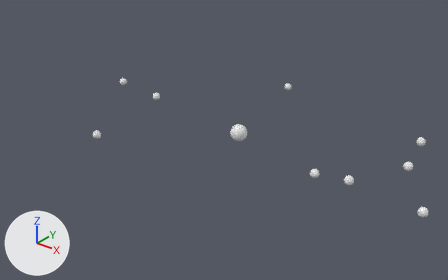
The Blender file blender/2ObjectMotion.blend: old version first, new version second.
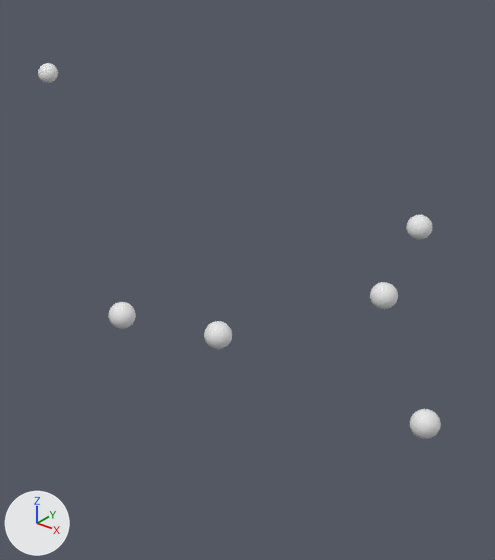
The first picture shows the older version from a camera (50 mm lens) standing at (15.97, -21.07, 12.42) and looking at (-0.68, -0.26, -0.49). The close-ups show the older and then the newer version on the part from 60% to 100% of the width and 22% to 93% of the height of that picture. Only the edits that show in the close-ups are written down. Every picture has the same lights, and +X, +Y and +Z are marked at lower left.

The scene before the commit, as lines of its bpy script (objects in view):
```python
me_sphere_011 = bpy.data.meshes.new('Sphere.011')
me_sphere_011.from_pydata(...)  # a UV sphere (32 segments, 16 rings, poles along z) spanning x -0.2..0.2, y -0.2..0.2, z -0.2..0.2
me_sphere_012 = bpy.data.meshes.new('Sphere.012')
me_sphere_012.from_pydata(...)  # a UV sphere (32 segments, 16 rings, poles along z) spanning x -0.2..0.2, y -0.2..0.2, z -0.2..0.2
me_sphere_013 = bpy.data.meshes.new('Sphere.013')
me_sphere_013.from_pydata(...)  # a UV sphere (32 segments, 16 rings, poles along z) spanning x -0.2..0.2, y -0.2..0.2, z -0.2..0.2
me_sphere_015 = bpy.data.meshes.new('Sphere.015')
me_sphere_015.from_pydata(...)  # a UV sphere (32 segments, 16 rings, poles along z) spanning x -0.2..0.2, y -0.2..0.2, z -0.2..0.2
me_sphere_016 = bpy.data.meshes.new('Sphere.016')
me_sphere_016.from_pydata(...)  # a UV sphere (32 segments, 16 rings, poles along z) spanning x -0.2..0.2, y -0.2..0.2, z -0.2..0.2
me_sphere_017 = bpy.data.meshes.new('Sphere.017')
me_sphere_017.from_pydata(...)  # a UV sphere (32 segments, 16 rings, poles along z) spanning x -0.2..0.2, y -0.2..0.2, z -0.2..0.2
ob_d1 = bpy.data.objects.new('D1', me_sphere_011)
ob_d1.location = (9.39, -0.86, -0.23)
ob_d2 = bpy.data.objects.new('D2', me_sphere_012)
ob_d2.location = (7.72, 1.46, 0.19)
ob_d3 = bpy.data.objects.new('D3', me_sphere_013)
ob_d3.location = (-1.62, 6.65, -0.07)
ob_d5 = bpy.data.objects.new('D5', me_sphere_015)
ob_d5.location = (4.74, -1.02, -0.1)
ob_d6 = bpy.data.objects.new('D6', me_sphere_016)
ob_d6.location = (7.18, 4.08, 0.16)
ob_d7 = bpy.data.objects.new('D7', me_sphere_017)
ob_d7.location = (6.24, -0.86, 0.02)
```
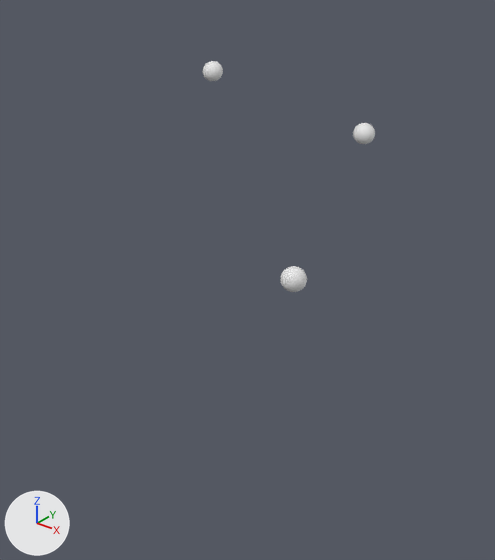
Changed parts and their boxes [x1, y1, x2, y2] in the close-ups (495 x 560 px):
'D2', moved
    before: [370, 282, 398, 309]
    after: [353, 123, 375, 144]
'D7', moved
    before: [204, 321, 232, 349]
    after: [203, 61, 223, 81]
'D3', moved
    before: [38, 63, 58, 83]
    after: [280, 266, 307, 292]
'D1', moved (not visible afterwards)
    before: [410, 409, 441, 439]
'D5', moved (not visible afterwards)
    before: [109, 302, 136, 329]
'D6', moved (not visible afterwards)
    before: [406, 215, 432, 239]

The change, as a diff of the scene's bpy script:
```diff
--- a/blender/2ObjectMotion.blend.py
+++ b/blender/2ObjectMotion.blend.py
@@ ob_d1 @@
 ob_d1 = bpy.data.objects.new('D1', me_sphere_011)
-ob_d1.location = (9.39, -0.86, -0.23)
+ob_d1.location = (-4.07, -3.94, -0.06)
@@ ob_d2 @@
 ob_d2 = bpy.data.objects.new('D2', me_sphere_012)
-ob_d2.location = (7.72, 1.46, 0.19)
+ob_d2.location = (4.45, 8.17, -0.28)
@@ ob_d3 @@
 ob_d3 = bpy.data.objects.new('D3', me_sphere_013)
-ob_d3.location = (-1.62, 6.65, -0.07)
+ob_d3.location = (6.27, 1.5, -0.03)
@@ ob_d5 @@
 ob_d5 = bpy.data.objects.new('D5', me_sphere_015)
-ob_d5.location = (4.74, -1.02, -0.1)
+ob_d5.location = (-6.61, 5.55, 0.28)
@@ ob_d6 @@
 ob_d6 = bpy.data.objects.new('D6', me_sphere_016)
-ob_d6.location = (7.18, 4.08, 0.16)
+ob_d6.location = (-4.81, 1.59, 0.03)
@@ ob_d7 @@
 ob_d7 = bpy.data.objects.new('D7', me_sphere_017)
-ob_d7.location = (6.24, -0.86, 0.02)
+ob_d7.location = (1.01, 8.6, 0.02)
```
